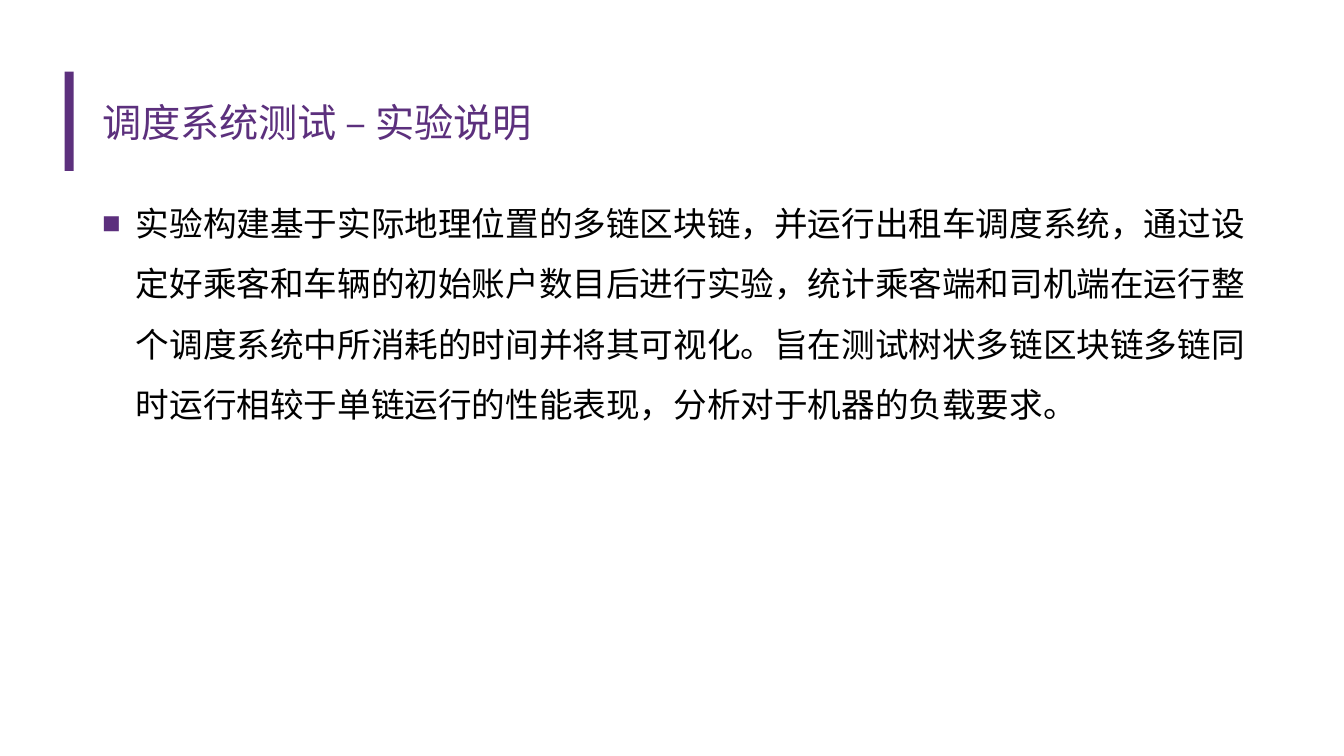
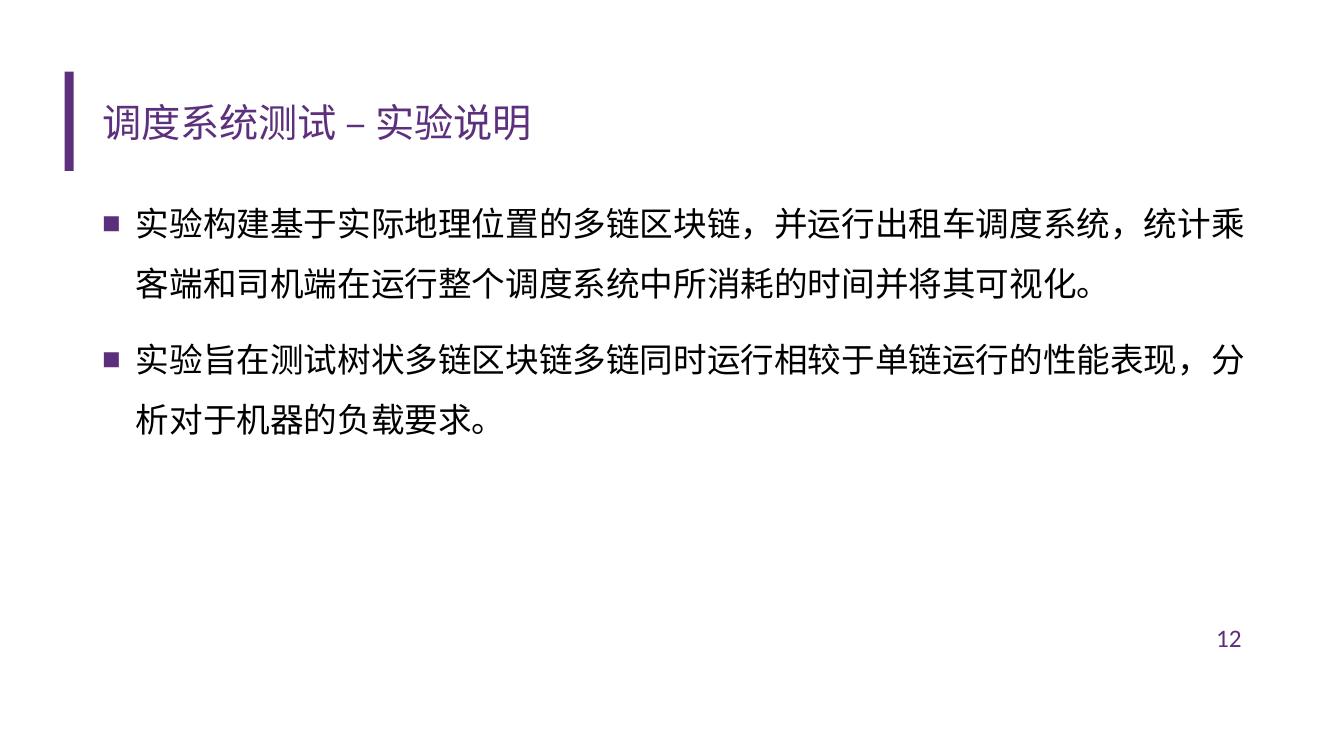
Before and after one commit to diyz19/GraduationDesign, a slide deck: slide 12 of FinalThesis/答辩ppt.pptx. Drawn at 1344x756 pixels with LibreOffice and Linux fonts; fonts in the diff are those of the drawing; background and template pictures are left out. Boxes give left, top, right and bottom in pixels: in the first picture for what was removed or moved away, otherwise in the second. Text is boxed around its words. In the diff, an @@ line names an element or a change of style, - is before the commit and + after.

```diff
--- a/FinalThesis/答辩ppt.pptx
+++ b/FinalThesis/答辩ppt.pptx
@@ text at [136, 207, 1245, 435]: text changed @@
-■ 实验构建基于实际地理位置的多链区块链，并运行出租车调度系统，通过设定好乘客和车辆的初始账户数目后进行实验，统计乘客端和司机端在运行整个调度系统中所消耗的时间并将其可视化。旨在测试树状多链区块链多链同时运行相较于单链运行的性能表现，分析对于机器的负载要求。
+■ 实验构建基于实际地理位置的多链区块链，并运行出租车调度系统，统计乘客端和司机端在运行整个调度系统中所消耗的时间并将其可视化。
+■ 实验旨在测试树状多链区块链多链同时运行相较于单链运行的性能表现，分析对于机器的负载要求。
@@ page number added at [1216, 630, 1242, 647], 18 pt, text #5C2F7D @@
+12
```
Also in this commit, not shown: 33 other slides changed, 1 other file.
